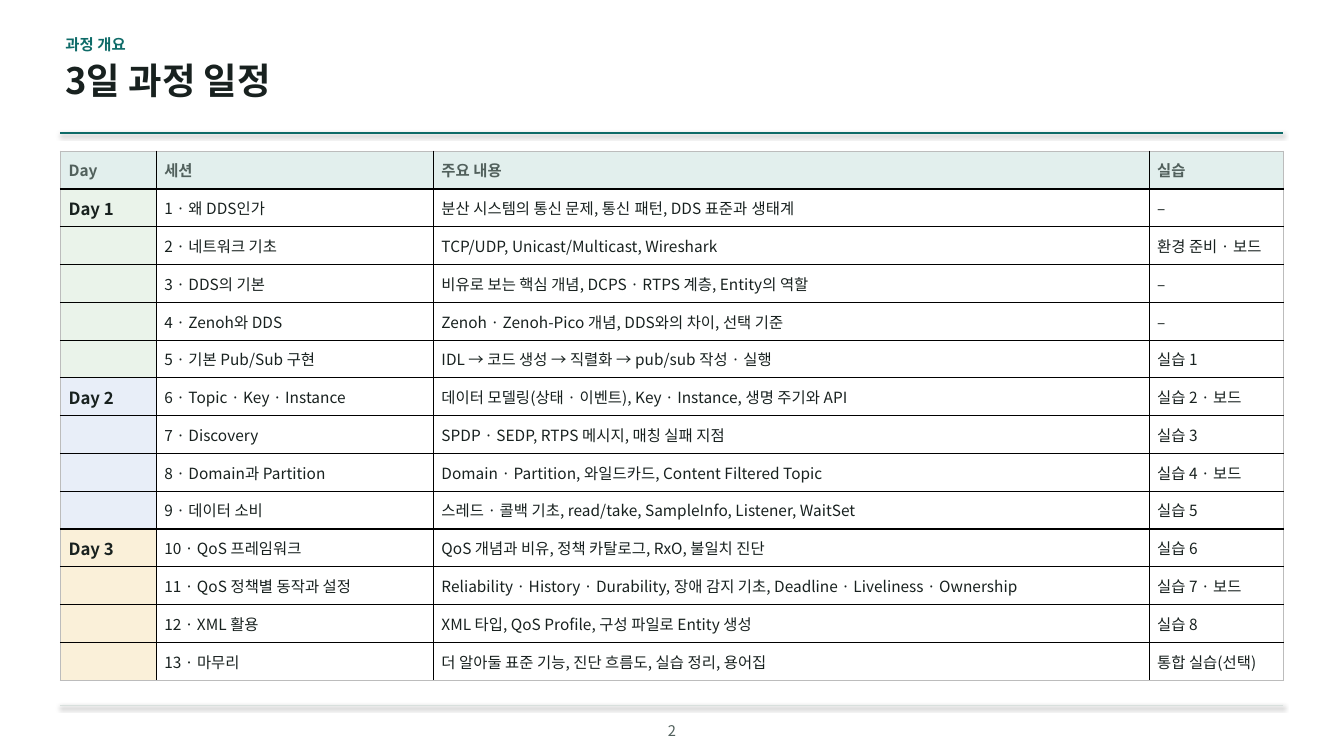
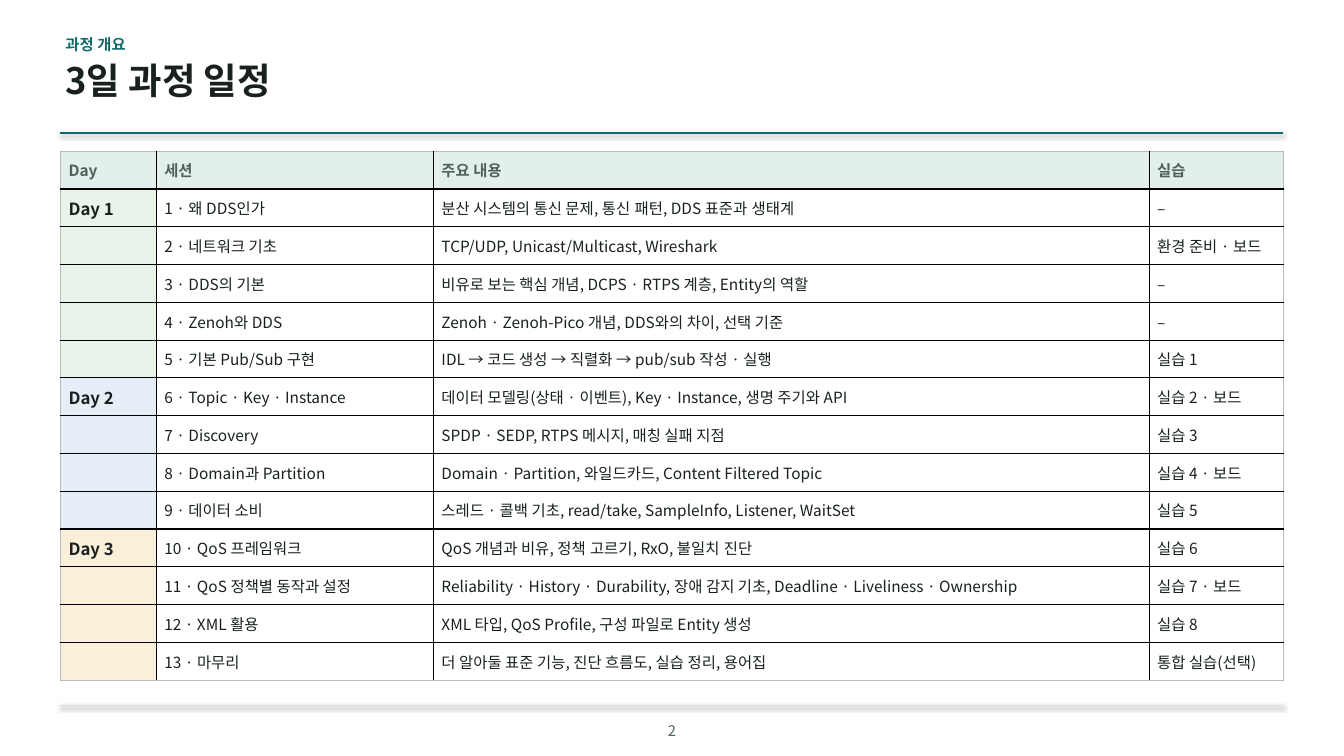
Before and after one commit to IntellectusCorp/int2DDS-lecture, a slide deck: slide 2 of int2dds-lecture-for-beginner.pptx. Drawn at 1344x756 pixels with LibreOffice and Linux fonts; fonts in the diff are those of the drawing; background and template pictures are left out. Boxes give left, top, right and bottom in pixels: in the first picture for what was removed or moved away, otherwise in the second. Text is boxed around its words. In the diff, an @@ line names an element or a change of style, - is before the commit and + after.

Commit message:
FEAT: Rework slides and script to be user-centric
- Serialization slide: explain write()/data() API and how to check data
- Remove Zenoh-advantage slide and strengthen reasons to choose DDS
- DCPS Entity table: describe what to call in code
- Merge RTPS layer/Submessage slides into a Wireshark reading guide
- Merge QoS category/Entity tables into a goal-to-policy table
- Renumber slides (120 -> 117) and sync the lecture script

```diff
--- a/int2dds-lecture-for-beginner.pptx
+++ b/int2dds-lecture-for-beginner.pptx
@@ table at [60, 151, 1284, 681] @@
-row 11, column 3: QoS 개념과 비유, 정책 카탈로그, RxO, 불일치 진단
+row 11, column 3: QoS 개념과 비유, 정책 고르기, RxO, 불일치 진단
```
Also in this commit, not shown: 24 other slides changed, 1 slide added, 4 slides removed, 1 other file.
